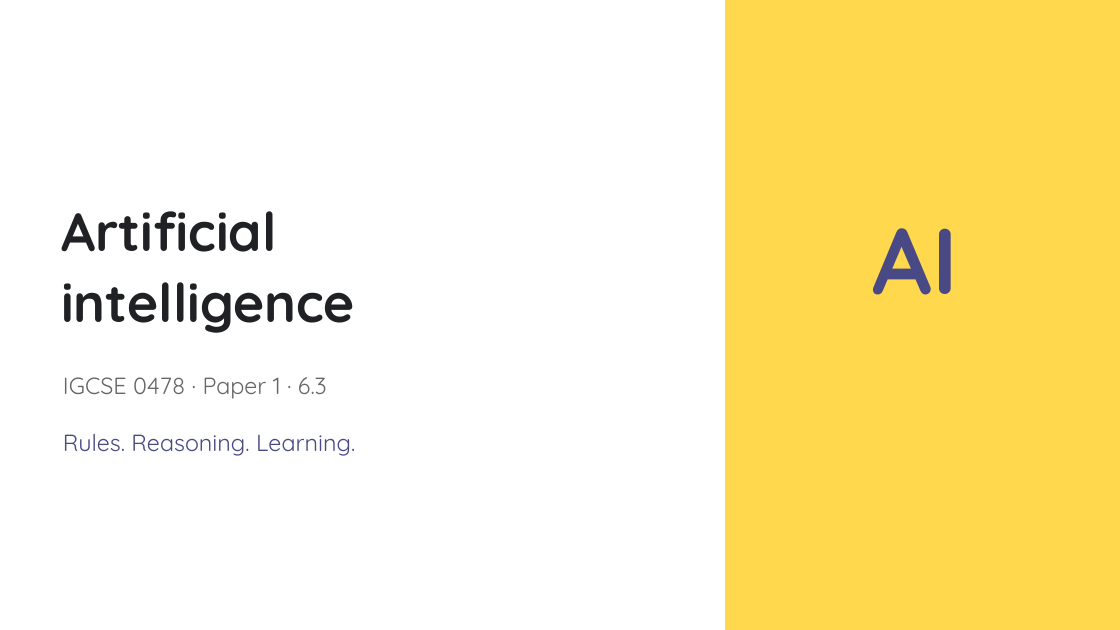
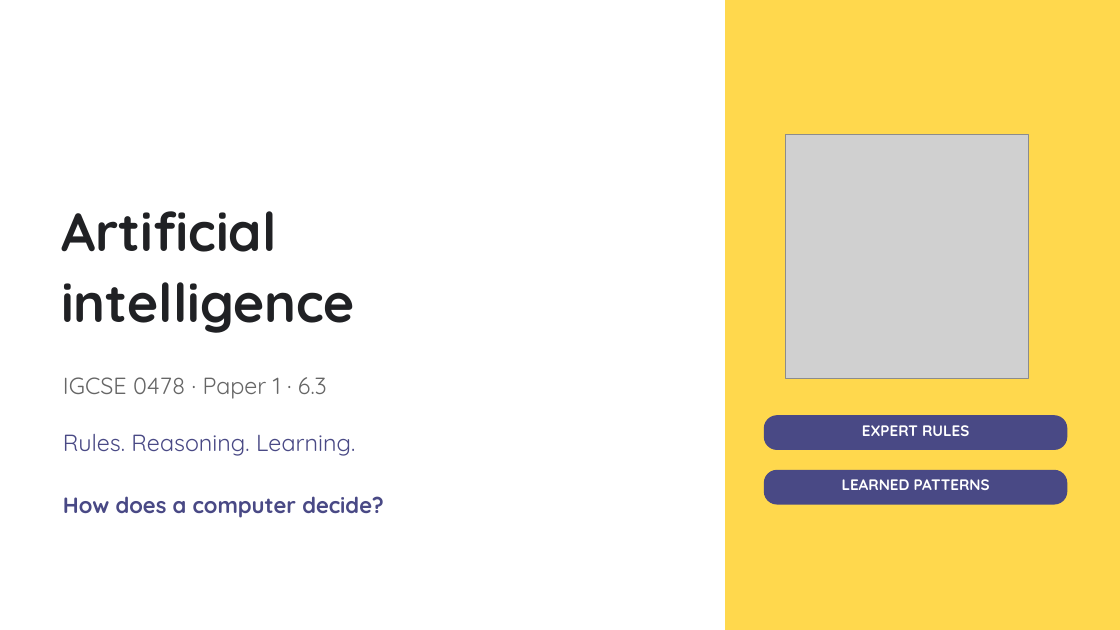
Before and after one commit to myk-sh/cs-lessons, a slide deck: slide 1 of 0478 P1/Artificial Intelligence/IGCSE_0478_Lesson_-_Artificial_Intelligence.pptx. Drawn at 1120x630 pixels with LibreOffice and Linux fonts; fonts in the diff are those of the drawing; grey boxes stand for pictures. Boxes give left, top, right and bottom in pixels: in the first picture for what was removed or moved away, otherwise in the second. Text is boxed around its words. In the diff, an @@ line names an element or a change of style, - is before the commit and + after.

```diff
--- a/0478 P1/Artificial Intelligence/IGCSE_0478_Lesson_-_Artificial_Intelligence.pptx
+++ b/0478 P1/Artificial Intelligence/IGCSE_0478_Lesson_-_Artificial_Intelligence.pptx
@@ picture added at [786,134,1029,378] @@
@@ text removed at [873,228,958,295] @@
-AI
@@ rounded rectangle added at [765,416,1067,450], fill #494985, outline #494985 1 pt @@
@@ text added at [862,425,969,436], 13 pt, text #FFFFFF, bold @@
+EXPERT RULES
@@ rounded rectangle added at [765,471,1067,504], fill #494985, outline #494985 1 pt @@
@@ text added at [842,479,990,490], 13 pt, text #FFFFFF, bold @@
+LEARNED PATTERNS
@@ text added at [63,496,383,518], 19 pt, text #494985, bold @@
+How does a computer decide?
```
Also in this commit, not shown: 13 other slides changed, 1 slide added, 1 slide removed, 48 other files.
